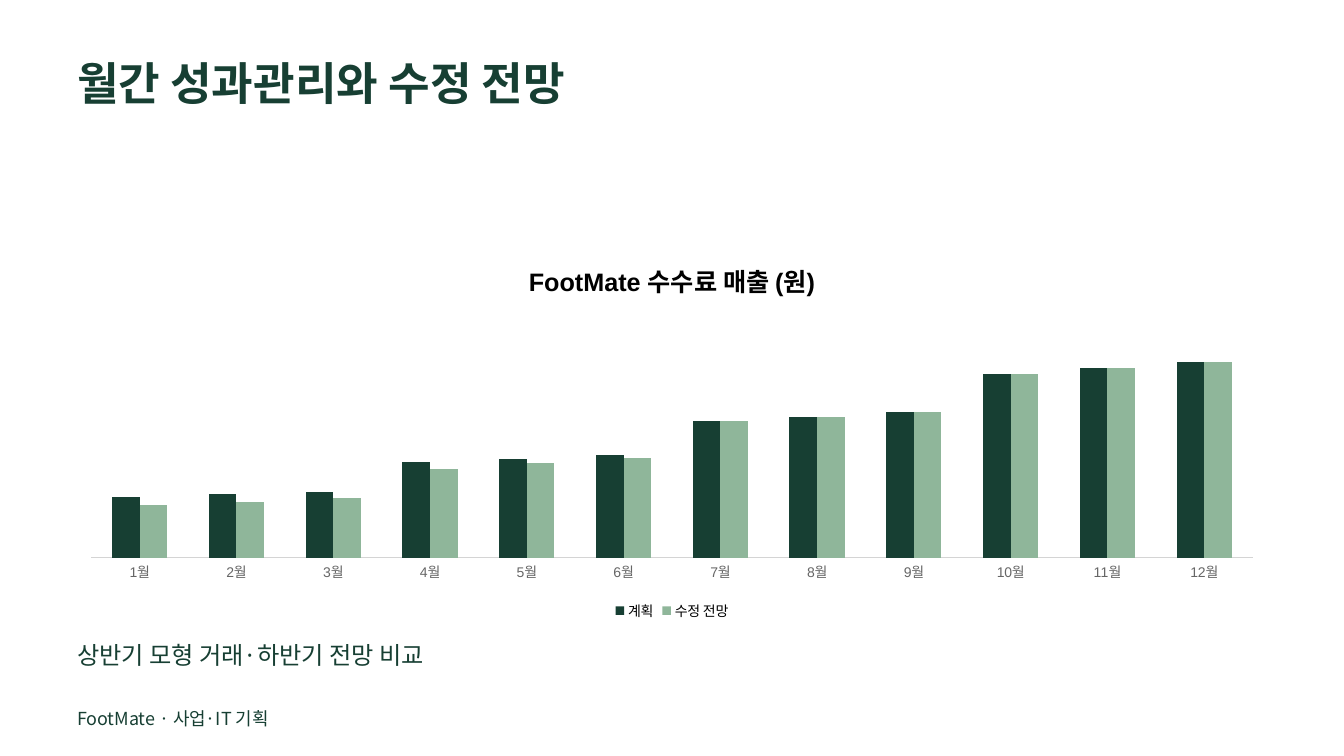
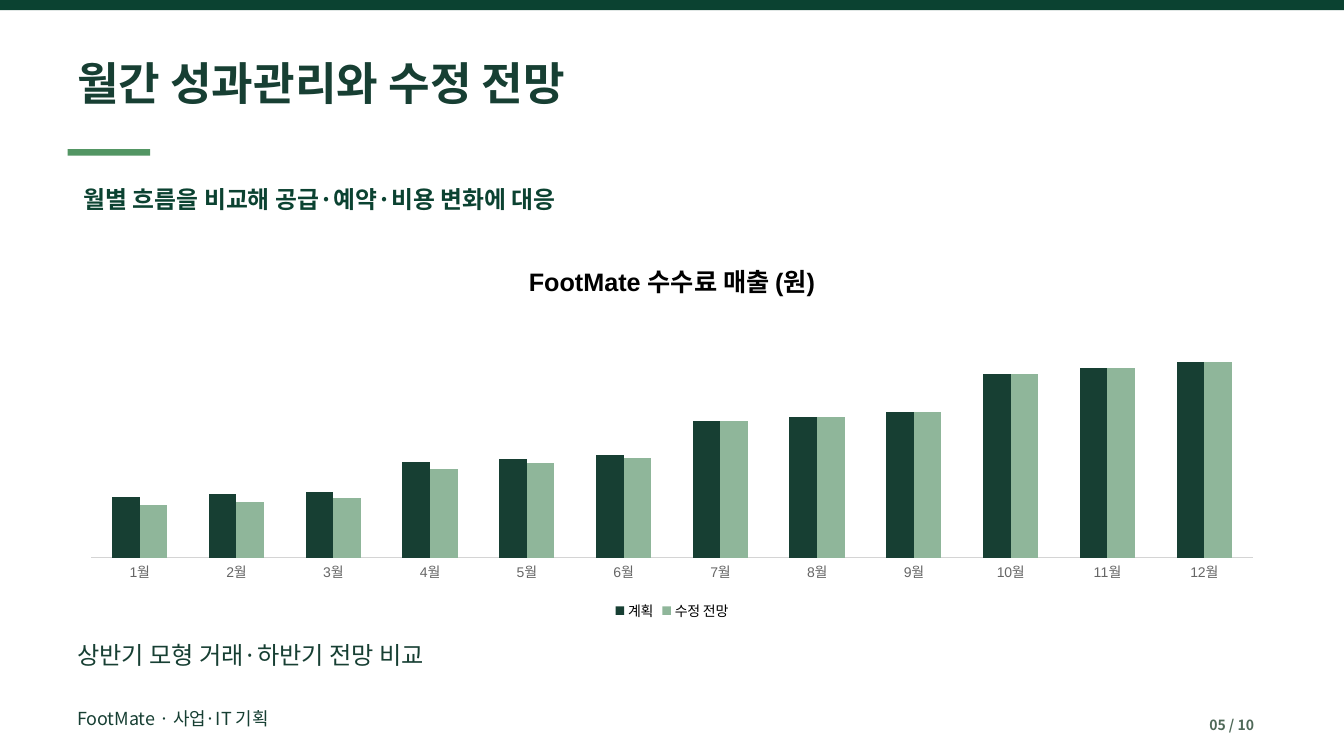
Before and after one commit to dohyunkimmm/footmate, a slide deck: slide 5 of src/case-study/downloads/footmate_report.pptx. Drawn at 1344x756 pixels with LibreOffice and Linux fonts; fonts in the diff are those of the drawing. Boxes give left, top, right and bottom in pixels: in the first picture for what was removed or moved away, otherwise in the second. Text is boxed around its words. In the diff, an @@ line names an element or a change of style, - is before the commit and + after.

```diff
--- a/src/case-study/downloads/footmate_report.pptx
+++ b/src/case-study/downloads/footmate_report.pptx
@@ rectangle added at [0, 0, 1344, 10], fill #0B4231 @@
@@ rectangle added at [68, 149, 150, 156], fill #539664 @@
@@ text added at [84, 188, 556, 210], 17 pt, text #0B4231, bold @@
+월별 흐름을 비교해 공급·예약·비용 변화에 대응
@@ text added at [1209, 719, 1254, 730], 10 pt, text #4F6958, bold @@
+05 / 10
```
Also in this commit, not shown: 9 other slides changed, 7 other files.
